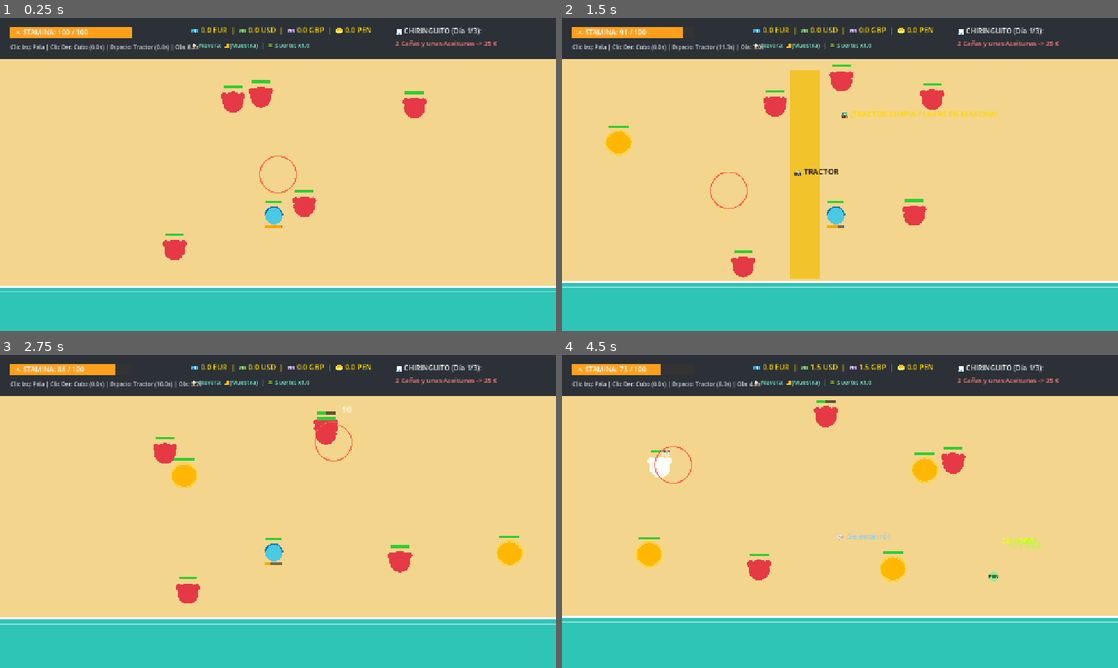
Above: before the commit, frames 1-4 (two rows, left to right).
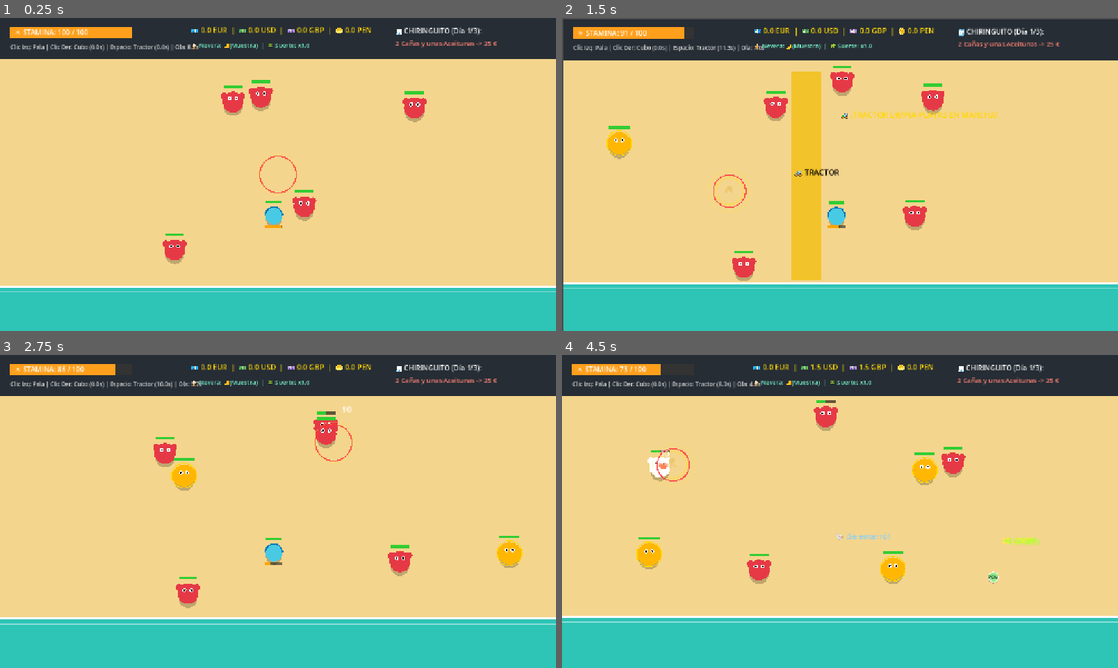
Above: after the commit, the same moments.

Repository: Suko-Dev20/chiringuito-must-be-paid
Game: Godot game, scene res://scenes/main/beach_round.tscn
Two runs of this game, one before a commit and one after it. Both use one fixed random seed, a clock stepped at 60 frames per second and the inputs below.
Inputs (mouse positions are in pixels of both pictures, inside the frame that each line leads up to):
- Up to frame 1 (0.25 s): no input
- Up to frame 2 (1.5 s): tap Enter at 0.5 s; move the mouse to (962, 158) at 0.52 s; click (962, 158) at 0.67 s; tap Space at 0.77 s; move the mouse to (728, 190) at 1.27 s; click (728, 190) at 1.42 s
- Up to frame 3 (2.75 s): tap Space at 1.52 s; move the mouse to (333, 442) at 2.02 s; click (333, 442) at 2.17 s
- Up to frame 4 (4.5 s): move the mouse to (812, 574) at 2.77 s; click (812, 574) at 2.92 s; tap Space at 3.02, 3.77 s; move the mouse to (1006, 558) at 3.52 s; click (1006, 558) at 3.67 s; move the mouse to (673, 464) at 4.27 s; click (673, 464) at 4.42 s

The runs differ from the first frame. In frame 1, 0.3% of the frame differs, in the area x 29-77%, y 23-79%; in frame 2, 6.0%, in the area x 0-100%, y 0-100%; in frame 3, 0.3%; in frame 4, 0.7%.

Commit message:
feat(issue-8): add Screen Shake, 2D particles, impact shockwaves and procedural pitch-varied SFX

Diff:
--- a/scripts/autoload/game_state.gd
+++ b/scripts/autoload/game_state.gd
@@ -1,12 +1,16 @@
 extends Node
 ## Estado global del juego (Autoload: GameState)
-## Equivale a tu Store global (Redux / Zustand / Pinia) + persistencia en user://savegame.json.
+## Incluye Store Global, Guardado/Carga en user://savegame.json y Sintetizador de Audio con Pitch variable.
 
 signal currencies_updated
 signal stamina_changed(current: float, maximum: float)
 signal day_changed(current_day: int, bill_due_day: int)
 
 const SAVE_PATH: String = "user://savegame.json"
+
+# --- Pool de Audio Procedural con Variación de Pitch (Issue #8) ---
+var sfx_streams: Dictionary = {}
+var sfx_players: Array[AudioStreamPlayer] = []
 
 # --- Ciclo y Facturas del Chiringuito ---
 var current_day: int = 1
@@ -25,10 +29,9 @@
 	"EUR": 0.0,
 	"USD": 0.0,
 	"GBP": 0.0,
-	"PEN": 0.0 # Soles
+	"PEN": 0.0
 }
 
-# Tasa de cambio base a Euros (mejorable en la Rama 4)
 var base_exchange_rates: Dictionary = {
 	"USD": 0.85,
 	"GBP": 1.15,
@@ -39,10 +42,10 @@
 var golden_shells: int = 0
 
 var prestige_upgrades: Dictionary = {
-	"sunscreen_stamina": 0, # +20 Stamina máxima permanente por nivel
-	"starting_euros": 0,    # +15 € iniciales al empezar cada nuevo veraneo
-	"permanent_damage": 0,  # +25% Daño permanente con Pala y Cubo
-	"waiter_discount": 0    # -10% descuento permanente en facturas del Chiringuito
+	"sunscreen_stamina": 0,
+	"starting_euros": 0,
+	"permanent_damage": 0,
+	"waiter_discount": 0
 }
 
 var prestige_catalog: Array[Dictionary] = [
@@ -54,18 +57,15 @@
 
 # --- Niveles del Árbol de Habilidades (Por Run) ---
 var upgrades: Dictionary = {
-	# Rama 1: Herramientas y Críticos
 	"shovel_damage": 0,
 	"shovel_radius": 0,
 	"crit_chance": 0,
 	"multi_hit_bonus": 0,
 	"unlock_bucket": 0,
 	"rake_magnet": 0,
-	# Rama 2: Playa y Tractor
 	"crab_spawn_rate": 0,
 	"unlock_tractor": 0,
 	"tractor_cooldown": 0,
-	# Rama 3: Kiosco de Helados y Resistencia (Issue #5)
 	"max_stamina": 0,
 	"global_luck": 0,
 	"ice_cream_foot": 0,
@@ -73,12 +73,10 @@
 	"ice_cream_vampire": 0,
 	"ice_cream_magnum": 0,
 	"ice_cream_shark": 0,
-	# Rama 4: Turismo y Divisas
 	"tourist_currencies": 0,
 	"exchange_rate_boost": 0
 }
 
-# Catálogo de mejoras del Árbol de Habilidades (4 Ramas)
 var upgrade_catalog: Array[Dictionary] = [
 	# Rama 1: Herramientas y Críticos (branch = 0)
 	{"id": "shovel_damage", "branch": 0, "title": "🏖️ Pala Reforzada", "desc": "+5 Daño base con la pala", "base_cost": 8.0, "cost_mult": 1.5, "max_lvl": 10, "req": ""},
@@ -108,7 +106,55 @@
 ]
 
 func _ready() -> void:
+	_init_procedural_audio()
 	load_game()
+
+# --- Sintetizador de Sonidos Procedurales con Variación de Pitch (Issue #8) ---
+
+func _init_procedural_audio() -> void:
+	for i in range(10):
+		var p := AudioStreamPlayer.new()
+		p.volume_db = -7.0
+		add_child(p)
+		sfx_players.append(p)
+
+	sfx_streams["hit"] = _make_tone(190.0, 75.0, 0.08, 0.35)
+	sfx_streams["bucket"] = _make_tone(130.0, 42.0, 0.18, 0.55)
+	sfx_streams["crit"] = _make_tone(520.0, 880.0, 0.12, 0.2)
+	sfx_streams["coin"] = _make_tone(780.0, 1180.0, 0.07, 0.05)
+	sfx_streams["buy"] = _make_tone(440.0, 660.0, 0.14, 0.1)
+	sfx_streams["tractor"] = _make_tone(95.0, 110.0, 0.32, 0.6)
+
+func _make_tone(f_start: float, f_end: float, duration: float, noise_mix: float) -> AudioStreamWAV:
+	var rate: int = 22050
+	var count: int = int(rate * duration)
+	var data := PackedByteArray()
+	data.resize(count)
+	var phase: float = 0.0
+	for i in range(count):
+		var t: float = float(i) / float(count)
+		var env: float = pow(1.0 - t, 1.4)
+		var freq: float = lerpf(f_start, f_end, t)
+		phase += TAU * freq / float(rate)
+		var wave_val: float = sin(phase) * (1.0 - noise_mix) + randf_range(-1.0, 1.0) * noise_mix
+		var sample_int: int = int(clampf(wave_val * env * 95.0, -120.0, 120.0))
+		data[i] = sample_int & 0xFF
+
+	var stream := AudioStreamWAV.new()
+	stream.format = AudioStreamWAV.FORMAT_8_BITS
+	stream.mix_rate = rate
+	stream.data = data
+	return stream
+
+func play_sfx(kind: String, min_pitch: float = 0.88, max_pitch: float = 1.16) -> void:
+	if not sfx_streams.has(kind):
+		return
+	for p in sfx_players:
+		if not p.playing:
+			p.stream = sfx_streams[kind]
+			p.pitch_scale = randf_range(min_pitch, max_pitch)
+			p.play()
+			return
 
 # --- Sistema de Guardado y Carga Automática (Issue #7) ---
 
@@ -198,6 +244,7 @@
 			currencies["EUR"] = snappedf(currencies["EUR"] - cost, 0.1)
 			upgrades[id] = lvl + 1
 			currencies_updated.emit()
+			play_sfx("buy")
 			save_game()
 			return true
 	return false
@@ -222,6 +269,7 @@
 				return false
 			golden_shells -= cost
 			prestige_upgrades[id] = lvl + 1
+			play_sfx("buy", 0.95, 1.25)
 			save_game()
 			return true
 	return false
@@ -324,6 +372,7 @@
 	current_bill_index += 1
 	golden_shells += 1
 	currencies_updated.emit()
+	play_sfx("buy", 1.05, 1.25)
 	save_game()
 	return true
 
@@ -354,5 +403,6 @@
 			currencies[code] = 0.0
 	currencies["EUR"] += snappedf(gained_eur, 0.1)
 	currencies_updated.emit()
+	play_sfx("coin", 0.9, 1.1)
 	save_game()
 	return gained_eur
--- a/scripts/beach_round.gd
+++ b/scripts/beach_round.gd
@@ -1,6 +1,6 @@
 extends Node2D
 ## Escena principal de la ronda en la playa ("La Orilla")
-## Controla: Pala, Cubo, Rastrillo, Tractor, Fauna Marina, Olas Dinámicas y Kiosco de Helados (Suerte).
+## Incluye: Herramientas, Fauna Marina, Olas Dinámicas, Kiosco de Helados y Game Feel (Juice/SFX/Shake/Partículas).
 
 var current_stamina: float = 100.0
 var max_stamina: float = 100.0
@@ -13,10 +13,16 @@
 var tractor_max_cooldown: float = 12.0
 var magnum_timer: float = 1.0
 
-# Contenedores en memoria de los bichos y monedas activos en la arena
+# Contenedores en memoria de los bichos, monedas y efectos ("Juice" - Issue #8)
 var crabs: Array[Dictionary] = []
 var coins: Array[Dictionary] = []
 var floating_texts: Array[Dictionary] = []
+var particles: Array[Dictionary] = []
+var shockwaves: Array[Dictionary] = []
+
+# Screen Shake y Animación del Cursor
+var shake_strength: float = 0.0
+var cursor_swing_anim: float = 0.0
 
 # Animación del Tractor Limpia-Playas
 var tractor_active: bool = false
@@ -44,6 +50,9 @@
 	crabs.clear()
 	coins.clear()
 	floating_texts.clear()
+	particles.clear()
+	shockwaves.clear()
+	shake_strength = 0.0
 	tide_timer = 8.5
 	surge_active = false
 	surge_progress = 0.0
@@ -63,6 +72,7 @@
 		_update_magnum_ice_cream(delta)
 		_update_cooldowns(delta)
 	_update_tractor(delta)
+	_update_juice_effects(delta)
 	_update_floating_texts(delta)
 	queue_redraw()
 
@@ -80,6 +90,58 @@
 
 	if event is InputEventKey and event.pressed and event.keycode == KEY_SPACE:
 		_use_tractor()
+
+# --- Efectos de Game Feel ("Juice": Screen Shake, Partículas y Ondas - Issue #8) ---
+
+func _add_screen_shake(amount: float) -> void:
+	shake_strength = maxf(shake_strength, amount)
+
+func _spawn_particles(pos: Vector2, count: int, col: Color, speed: float = 160.0) -> void:
+	for i in range(count):
+		var angle: float = randf() * TAU
+		var spd: float = randf_range(speed * 0.35, speed)
+		particles.append({
+			"pos": pos,
+			"vel": Vector2(cos(angle), sin(angle)) * spd + Vector2(0, -60.0),
+			"col": col,
+			"size": randf_range(3.0, 6.5),
+			"ttl": randf_range(0.28, 0.55),
+			"max_ttl": 0.55
+		})
+
+func _spawn_shockwave(pos: Vector2, max_r: float, col: Color) -> void:
+	shockwaves.append({
+		"pos": pos,
+		"r": 10.0,
+		"max_r": max_r,
+		"col": col,
+		"alpha": 0.9
+	})
+
+func _update_juice_effects(delta: float) -> void:
+	if cursor_swing_anim > 0.0:
+		cursor_swing_anim = maxf(0.0, cursor_swing_anim - delta * 6.0)
+
+	if shake_strength > 0.0:
+		shake_strength = maxf(0.0, shake_strength - delta * 28.0)
+		position = Vector2(randf_range(-shake_strength, shake_strength), randf_range(-shake_strength, shake_strength))
+	else:
+		position = Vector2.ZERO
+
+	for i in range(particles.size() - 1, -1, -1):
+		var pt: Dictionary = particles[i]
+		pt["vel"].y += 380.0 * delta # Gravedad sobre la arena
+		pt["pos"] += pt["vel"] * delta
+		pt["ttl"] -= delta
+		if pt["ttl"] <= 0.0:
+			particles.remove_at(i)
+
+	for i in range(shockwaves.size() - 1, -1, -1):
+		var sw: Dictionary = shockwaves[i]
+		sw["r"] = lerpf(sw["r"], sw["max_r"], delta * 14.0)
+		sw["alpha"] -= delta * 3.2
+		if sw["alpha"] <= 0.0:
+			shockwaves.remove_at(i)
 
 # --- Sistema de Olas Dinámicas (Issue #4) ---
 
@@ -106,6 +168,7 @@
 			if coins[i]["pos"].y >= current_wave_y + 8.0:
 				coins[i]["pos"].y += 220.0 * delta
 				if surge_progress > PI * 0.55 or coins[i]["pos"].y > 650.0:
+					_spawn_particles(coins[i]["pos"], 5, Color.AQUA, 90.0)
 					coins.remove_at(i)
 					washed_count += 1
 		if washed_count > 0:
@@ -122,29 +185,41 @@
 			surge_active = false
 			tide_timer = tide_interval
 
-# --- Mecánicas de Herramientas y Helados por Suerte (Issue #5) ---
+# --- Mecánicas de Herramientas y Helados por Suerte (Issue #5 & #8) ---
 
 func _use_shovel(pos: Vector2) -> void:
+	cursor_swing_anim = 1.0
+	GameState.play_sfx("hit", 0.90, 1.15)
 	var radius: float = GameState.get_shovel_radius()
-	_perform_strike(pos, radius, GameState.get_shovel_damage(), 4.5, "Pala")
+	_perform_strike(pos, radius, GameState.get_shovel_damage(), 4.5, false)
 
 func _use_bucket(pos: Vector2) -> void:
 	if bucket_cooldown > 0.0:
 		_spawn_text(pos, "¡Cubo recargando!", Color.ORANGE)
 		return
+	cursor_swing_anim = 1.0
+	GameState.play_sfx("bucket", 0.85, 1.08)
+	_add_screen_shake(9.5)
 	bucket_cooldown = maxf(0.8, bucket_max_cooldown - (GameState.upgrades["unlock_bucket"] * 0.4))
 	var radius: float = GameState.get_shovel_radius() * (1.9 + GameState.upgrades["unlock_bucket"] * 0.15)
 	var dmg_mult: float = 1.6 + (GameState.upgrades["unlock_bucket"] * 0.35)
-	_perform_strike(pos, radius, GameState.get_shovel_damage() * dmg_mult, 9.0, "¡CUBAZO!")
-
-func _perform_strike(pos: Vector2, radius: float, base_dmg: float, stamina_cost: float, _label: String) -> void:
+	_perform_strike(pos, radius, GameState.get_shovel_damage() * dmg_mult, 9.0, true)
+
+func _perform_strike(pos: Vector2, radius: float, base_dmg: float, stamina_cost: float, is_bucket: bool) -> void:
 	current_stamina = maxf(0.0, current_stamina - stamina_cost)
 
 	# 1. Helado "Cohete Tricolor" (🚀 onda expansiva con +60% de radio)
 	var actual_radius: float = radius
-	if randf() < GameState.get_rocket_ice_cream_chance():
+	var rocket_proc: bool = randf() < GameState.get_rocket_ice_cream_chance()
+	if rocket_proc:
 		actual_radius *= 1.6
+		_add_screen_shake(8.0)
 		_spawn_text(pos + Vector2(0, -55), "🚀 ¡COHETE TRICOLOR! Onda Expansiva", Color.DEEP_PINK)
+
+	# Anillo de impacto y partículas de arena al golpear
+	var ring_col: Color = Color.DEEP_PINK if rocket_proc else (Color.CYAN if is_bucket else Color(1.0, 0.85, 0.3))
+	_spawn_shockwave(pos, actual_radius, ring_col)
+	_spawn_particles(pos, 10 if is_bucket else 5, Color("#e9c46a"), 130.0)
 
 	# 2. Helado "Tiburón Azul" (🦈 reduce -2.5s el cooldown del Tractor al golpear)
 	if tractor_cooldown > 0.0 and randf() < GameState.get_shark_ice_cream_chance():
@@ -160,6 +235,10 @@
 	var multi_mult: float = GameState.get_multi_hit_multiplier(hit_indices.size())
 	var is_crit: bool = randf() < GameState.get_crit_chance() or (hit_indices.size() >= 3)
 	var final_dmg: float = base_dmg * multi_mult * (2.0 if is_crit else 1.0)
+
+	if is_crit and not hit_indices.is_empty():
+		GameState.play_sfx("crit", 0.92, 1.18)
+		_add_screen_shake(6.5)
 
 	# 3. Helado "Conde Colmillos" (🧛 en Golpe Crítico roba +5 Stamina y duplica monedas)
 	var vampire_proc: bool = false
@@ -176,6 +255,7 @@
 		var crab: Dictionary = crabs[idx]
 		crab["hp"] -= final_dmg
 		crab["hit_flash"] = 0.15
+		_spawn_particles(crab["pos"], 6, Color.CORAL, 140.0)
 		var dmg_text: String = "%d%s" % [int(final_dmg), " ¡CRIT!" if is_crit else ""]
 		_spawn_text(crab["pos"] + Vector2(randf_range(-15, 15), -20), dmg_text, Color.YELLOW if is_crit else Color.WHITE)
 
@@ -193,7 +273,9 @@
 	var base_min: int = 2
 	var base_max: int = 4
 	var kind_val_mult: float = 1.0
-	var spread: float = 35.0
+	var spread: float = 38.0
+
+	_spawn_particles(crab["pos"], 14, Color.GOLD if kind == "lobster" else Color.AQUAMARINE, 210.0)
 
 	if kind == "clam":
 		base_min = 3
@@ -204,13 +286,15 @@
 		base_min = 7
 		base_max = 10
 		kind_val_mult = 1.4
-		spread = 65.0
+		spread = 68.0
+		_add_screen_shake(7.5)
 		_spawn_text(crab["pos"] + Vector2(0, -45), "🐙 ¡EXPLOSIÓN DE DIVISAS TURISTAS!", Color.VIOLET)
 	elif kind == "lobster":
 		base_min = 5
 		base_max = 7
 		kind_val_mult = 3.0
-		spread = 50.0
+		spread = 52.0
+		_add_screen_shake(8.0)
 		_spawn_text(crab["pos"] + Vector2(0, -45), "🦞 ¡LANGOSTA DORADA! Botín x3", Color.GOLD)
 
 	var drops: int = (randi_range(base_min, base_max) + int(extra_drops / 2.0)) * coin_mult
@@ -221,15 +305,16 @@
 		coins.append({
 			"pos": crab["pos"] + Vector2(randf_range(-spread, spread), randf_range(-spread * 0.7, spread * 0.7)),
 			"code": chosen_code,
-			"value": randf_range(1.0, 3.0) * val_boost
+			"value": randf_range(1.0, 3.0) * val_boost,
+			"pop": 1.0 # Animación de salto inicial al caer en la arena
 		})
 
-	# 4. Helado "Pie Helado" (🦶 probabilidad por suerte de recuperar +7 Stamina)
+	# 4. Helado "Pie Helado"
 	if randf() < GameState.get_foot_ice_cream_chance():
 		current_stamina = minf(max_stamina, current_stamina + 7.0)
 		_spawn_text(crab["pos"] + Vector2(0, -40), "🦶 ¡Pie Helado! +7 Stamina", Color.AQUAMARINE)
 
-# 5. Helado "Bombón Magnético" (🍫 cada segundo puede absorber una moneda sola con valor x2)
+# 5. Helado "Bombón Magnético"
 func _update_magnum_ice_cream(delta: float) -> void:
 	if GameState.upgrades["ice_cream_magnum"] <= 0 or coins.is_empty():
 		return
@@ -240,6 +325,7 @@
 			var idx: int = randi() % coins.size()
 			var c: Dictionary = coins[idx]
 			c["value"] *= 2.0
+			_spawn_particles(c["pos"], 8, Color.GOLD, 120.0)
 			_spawn_text(c["pos"] + Vector2(0, -18), "🍫 ¡Bombón Magnético x2!", Color.GOLD)
 			_collect_coin(c)
 			coins.remove_at(idx)
@@ -251,9 +337,11 @@
 	var rake_r: float = GameState.get_rake_radius()
 	for i in range(coins.size() - 1, -1, -1):
 		var c: Dictionary = coins[i]
+		if c.get("pop", 0.0) > 0.0:
+			c["pop"] = maxf(0.0, c["pop"] - delta * 3.5)
 		var dist: float = c["pos"].distance_to(mouse_pos)
 		if dist <= rake_r:
-			c["pos"] = c["pos"].move_toward(mouse_pos, 420.0 * delta)
+			c["pos"] = c["pos"].move_toward(mouse_pos, 440.0 * delta)
 			if dist <= 18.0:
 				_collect_coin(c)
 				coins.remove_at(i)
@@ -264,11 +352,14 @@
 	tractor_active = true
 	tractor_x = -120.0
 	tractor_cooldown = maxf(3.0, tractor_max_cooldown - (GameState.upgrades["tractor_cooldown"] * 1.8))
+	GameState.play_sfx("tractor", 0.9, 1.05)
+	_add_screen_shake(6.0)
 	_spawn_text(Vector2(640, 260), "🚜 ¡TRACTOR LIMPIA-PLAYAS EN MARCHA!", Color.GOLD)
 
 func _update_tractor(delta: float) -> void:
 	if not tractor_active:
 		return
+	_add_screen_shake(2.2)
 	var speed_bonus: float = 1.0 + (GameState.upgrades["unlock_tractor"] * 0.15)
 	tractor_x += 900.0 * speed_bonus * delta
 	for i in range(coins.size() - 1, -1, -1):
@@ -279,6 +370,8 @@
 		tractor_active = false
 
 func _collect_coin(c: Dictionary) -> void:
+	GameState.play_sfx("coin", 0.88, 1.24)
+	_spawn_particles(c["pos"], 5, Color.GOLD, 95.0)
 	GameState.add_currency(c["code"], snappedf(c["value"], 0.5))
 	_spawn_text(c["pos"], "+%.1f %s" % [c["value"], c["code"]], Color.GREEN_YELLOW)
 
@@ -394,13 +487,14 @@
 	floating_texts.append({"pos": pos, "text": text, "color": col, "ttl": 0.85})
 
 func _on_next_day_pressed() -> void:
+	GameState.save_game()
 	get_tree().change_scene_to_file("res://scenes/main/between_days.tscn")
 
-# --- Renderizado Visual (Prototipo sin depender de imágenes externas) ---
+# --- Renderizado Visual con Arte 2D Estilizado y Efectos ("Juice" - Issue #8) ---
 
 func _draw() -> void:
 	var font: Font = ThemeDB.fallback_font
-	# 1. Arena de la playa + Arena húmeda + Orilla con olas dinámicas (Issue #4)
+	# 1. Arena de la playa + Arena húmeda + Orilla con olas dinámicas
 	draw_rect(Rect2(0, 0, 1280, 720), Color("#f4d58d"))
 	if wet_sand_alpha > 0.0:
 		draw_rect(Rect2(0, 340, 1280, 380), Color(0.76, 0.62, 0.35, wet_sand_alpha * 0.55))
@@ -413,17 +507,29 @@
 	draw_line(Vector2(0, current_wave_y), Vector2(1280, current_wave_y), Color.WHITE, 5.0)
 	draw_line(Vector2(0, current_wave_y + 12), Vector2(1280, current_wave_y + 12), Color(1, 1, 1, 0.45), 2.5)
 
-	# 2. Monedas en la arena
+	# 2. Anillos de impacto (Shockwaves)
+	for sw in shockwaves:
+		var c_sw: Color = sw["col"]
+		c_sw.a = clampf(sw["alpha"], 0.0, 1.0)
+		draw_arc(sw["pos"], sw["r"], 0, TAU, 36, c_sw, 3.5)
+
+	# 3. Monedas en la arena (con sombra y animación de salto al caer)
 	for c in coins:
+		var jump_y: float = sin(c.get("pop", 0.0) * PI) * -18.0
+		var cpos: Vector2 = c["pos"] + Vector2(0, jump_y)
+		draw_circle(c["pos"] + Vector2(0, 4), 10.0, Color(0, 0, 0, 0.22)) # Sombra
 		var col: Color = Color.GOLD if c["code"] == "EUR" else Color.LIGHT_GREEN
-		draw_circle(c["pos"], 11.0, col)
-		draw_string(font, c["pos"] + Vector2(-12, 4), c["code"], HORIZONTAL_ALIGNMENT_LEFT, -1, 11, Color.BLACK)
-
-	# 3. Fauna Marina
+		draw_circle(cpos, 11.5, col)
+		draw_arc(cpos, 11.5, 0, TAU, 16, Color.WHITE, 1.5)
+		draw_string(font, cpos + Vector2(-12, 4), c["code"], HORIZONTAL_ALIGNMENT_LEFT, -1, 11, Color.BLACK)
+
+	# 4. Fauna Marina con Sombras, Ojos y Detalles 2D
 	for crab in crabs:
 		var p: Vector2 = crab["pos"]
 		var kind: String = crab.get("kind", "crab")
 		var flash: bool = crab["hit_flash"] > 0.0
+		# Sombra en la arena
+		draw_circle(p + Vector2(0, crab["radius"] * 0.45), crab["radius"] * 0.9, Color(0, 0, 0, 0.22))
 
 		if kind == "clam":
 			var col: Color = Color.WHITE if flash else Color("#48cae4")
@@ -439,36 +545,55 @@
 				var t_pos: Vector2 = p + Vector2(cos(angle), sin(angle)) * 34.0
 				draw_circle(t_pos, 10.0, col)
 			draw_circle(p, crab["radius"], col)
-			draw_string(font, p + Vector2(-14, 6), "🐙", HORIZONTAL_ALIGNMENT_LEFT, -1, 22, Color.WHITE)
+			draw_circle(p + Vector2(-10, -6), 6.0, Color.WHITE)
+			draw_circle(p + Vector2(10, -6), 6.0, Color.WHITE)
+			draw_circle(p + Vector2(-10, -6), 3.0, Color.BLACK)
+			draw_circle(p + Vector2(10, -6), 3.0, Color.BLACK)
 		elif kind == "lobster":
 			var col: Color = Color.WHITE if flash else Color("#ffb703")
 			draw_circle(p + Vector2(-14, 0), 16.0, col)
 			draw_circle(p + Vector2(14, 0), 16.0, col)
 			draw_circle(p, crab["radius"], col)
 			draw_arc(p, crab["radius"] + 3.0, 0, TAU, 24, Color.GOLD, 2.0)
+			draw_circle(p + Vector2(-7, -7), 4.5, Color.WHITE)
+			draw_circle(p + Vector2(7, -7), 4.5, Color.WHITE)
+			draw_circle(p + Vector2(-7, -7), 2.0, Color.BLACK)
+			draw_circle(p + Vector2(7, -7), 2.0, Color.BLACK)
 		else:
 			var body_col: Color = Color.WHITE if flash else Color("#e63946")
 			draw_circle(p + Vector2(-20, -14), 8.0, body_col)
 			draw_circle(p + Vector2(20, -14), 8.0, body_col)
 			draw_circle(p, crab["radius"], body_col)
+			# Ojos del cangrejo
+			draw_circle(p + Vector2(-8, -8), 4.5, Color.WHITE)
+			draw_circle(p + Vector2(8, -8), 4.5, Color.WHITE)
+			draw_circle(p + Vector2(-8, -8), 2.0, Color.BLACK)
+			draw_circle(p + Vector2(8, -8), 2.0, Color.BLACK)
 
 		var hp_ratio: float = clampf(crab["hp"] / crab["max_hp"], 0.0, 1.0)
 		var bar_w: float = crab["radius"] * 1.8
 		draw_rect(Rect2(p.x - bar_w * 0.5, p.y - crab["radius"] - 14, bar_w, 6), Color(0, 0, 0, 0.6))
 		draw_rect(Rect2(p.x - bar_w * 0.5, p.y - crab["radius"] - 14, bar_w * hp_ratio, 6), Color.LIME_GREEN)
 
-	# 4. Tractor Limpia-Playas
+	# 5. Partículas 2D de arena, agua y chispas
+	for pt in particles:
+		var pcol: Color = pt["col"]
+		pcol.a = clampf(pt["ttl"] / pt["max_ttl"], 0.0, 1.0)
+		draw_circle(pt["pos"], pt["size"], pcol)
+
+	# 6. Tractor Limpia-Playas
 	if tractor_active:
 		draw_rect(Rect2(tractor_x, 120, 70, 480), Color(0.95, 0.75, 0.1, 0.85))
 		draw_string(font, Vector2(tractor_x + 8, 360), "🚜 TRACTOR", HORIZONTAL_ALIGNMENT_LEFT, -1, 18, Color.BLACK)
 
-	# 5. Círculo del cursor (Pala + Radio del Rastrillo)
+	# 7. Círculo del cursor (Pala + Radio del Rastrillo + Animación de golpe)
 	var mpos: Vector2 = get_viewport().get_mouse_position()
-	draw_arc(mpos, GameState.get_shovel_radius(), 0, TAU, 32, Color(1, 0.2, 0.2, 0.7), 2.5)
+	var swing_scale: float = 1.0 - (cursor_swing_anim * 0.18)
+	draw_arc(mpos, GameState.get_shovel_radius() * swing_scale, 0, TAU, 32, Color(1, 0.2, 0.2, 0.8), 2.8)
 	draw_arc(mpos, GameState.get_rake_radius(), 0, TAU, 32, Color(1, 0.9, 0.2, 0.35), 1.5)
 
-	# 6. HUD Superior (Stamina, Divisas, Nevera de Helados y Ticket del Chiringuito)
-	draw_rect(Rect2(0, 0, 1280, 95), Color(0.08, 0.12, 0.18, 0.9))
+	# 8. HUD Superior (Stamina, Divisas, Nevera de Helados y Ticket del Chiringuito)
+	draw_rect(Rect2(0, 0, 1280, 95), Color(0.08, 0.12, 0.18, 0.92))
 	var stam_ratio: float = clampf(current_stamina / max_stamina, 0.0, 1.0)
 	draw_rect(Rect2(24, 20, 280, 26), Color(0.2, 0.2, 0.2))
 	draw_rect(Rect2(24, 20, 280 * stam_ratio, 26), Color("#ff9f1c"))
@@ -486,11 +611,11 @@
 	draw_string(font, Vector2(910, 36), "🧾 CHIRINGUITO (Día %d/%d):" % [GameState.current_day, GameState.days_per_bill], HORIZONTAL_ALIGNMENT_LEFT, -1, 16, Color.WHITE)
 	draw_string(font, Vector2(910, 64), "%s -> %.0f €" % [bill["title"], bill["amount"]], HORIZONTAL_ALIGNMENT_LEFT, -1, 15, Color.SALMON)
 
-	# 7. Textos flotantes de daño / combos / helados
+	# 9. Textos flotantes de daño / combos / helados
 	for ft in floating_texts:
 		draw_string(font, ft["pos"], ft["text"], HORIZONTAL_ALIGNMENT_LEFT, -1, 18, ft["color"])
 
-	# 8. Cartel de Fin de Ronda
+	# 10. Cartel de Fin de Ronda
 	if not round_active:
 		draw_rect(Rect2(340, 240, 600, 180), Color(0.05, 0.08, 0.12, 0.92))
 		draw_string(font, Vector2(420, 305), "🏖️ ¡DÍA TERMINADO! Te has quedado sin Stamina.", HORIZONTAL_ALIGNMENT_LEFT, -1, 20, Color.WHITE)
